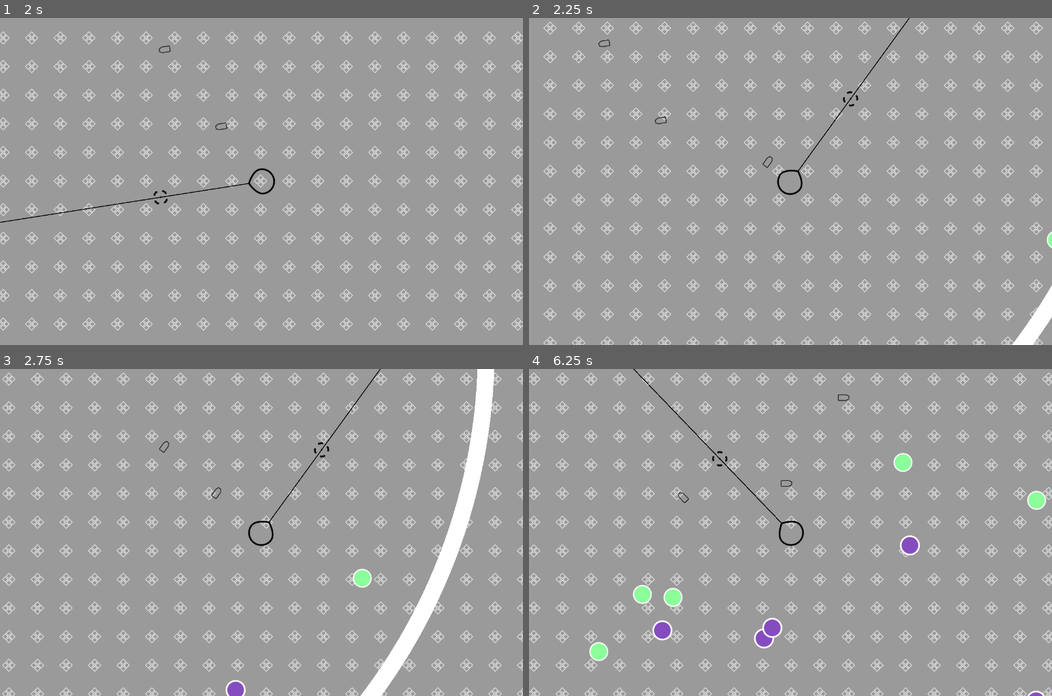
Above: before the commit, frames 1-4 (two rows, left to right).
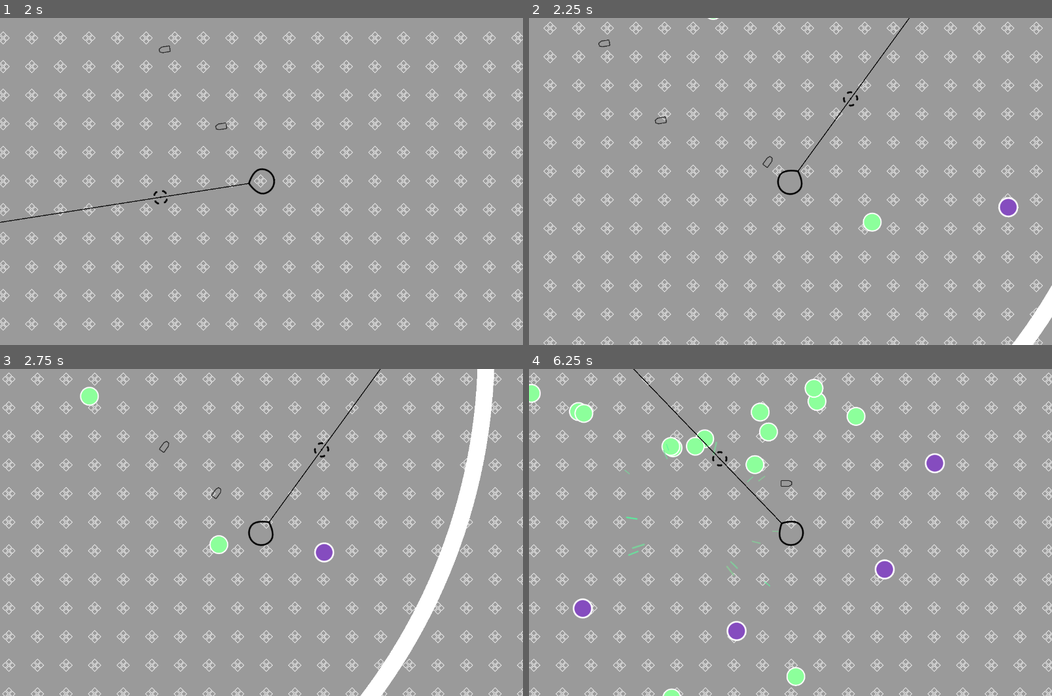
Above: after the commit, the same moments.

Repository: uvmain/zapfour
Game: Godot game, scene res://main/main.tscn
Same seed, same stepped clock (60 frames per second), same inputs: the game is played once before the commit and once after it.
Inputs (mouse positions are in pixels of both pictures, inside the frame that each line leads up to):
- Up to frame 1 (2 s): tap Enter at 0.5 s; move the mouse to (376, 165) at 0.52 s; hold D (player_right) 0.53-1.28 s; move the mouse to (156, 197) at 1.27 s; hold S (player_down) from 1.28 s (still down)
- Up to frame 2 (2.25 s): move the mouse to (842, 109) at 2.02 s; release S (player_down) at 2.03 s; hold D (player_right) from 2.03 s (still down)
- Up to frame 3 (2.75 s): keep holding D (player_right)
- Up to frame 4 (6.25 s): move the mouse to (764, 597) at 2.77 s; release D (player_right) at 2.78 s; hold W (player_up) 2.78-3.53 s; move the mouse to (947, 581) at 3.52 s; hold A (player_left) 3.53-5.03 s; move the mouse to (633, 483) at 4.27 s; move the mouse to (816, 532) at 5.02 s; hold S (player_down) 5.03-5.78 s; move the mouse to (712, 450) at 5.77 s; hold D (player_right) from 5.78 s (still down)

Frame 1 is identical in both runs. In frame 2, 0.4% of the frame differs, in the area x 34-100%, y 0-71%; in frame 3, 0.9%; in frame 4, 4.5%, in the area x 0-99%, y 3-100%.

Commit message:
add new spawn location

Diff:
--- a/enemies/enemymanager.tscn
+++ b/enemies/enemymanager.tscn
@@ -16,6 +16,7 @@
 [node name="Green" type="Node2D" parent="Spawners"]
 script = ExtResource("2_retea")
 enemy_scene = ExtResource("2_ockr4")
+spawn_type = 1
 
 [node name="Purple" type="Node2D" parent="Spawners"]
 script = ExtResource("2_retea")
--- a/enemies/spawner.gd
+++ b/enemies/spawner.gd
@@ -1,15 +1,13 @@
 extends Node2D
 
 enum SpawnType {
-	Points,
-	Random,
-	Circle,
-	Offscreen
+	Perimeter,
+	Random
 }
 
 @export var enemy_scene: PackedScene
 @export var spawn_count: int = 10
-@export var spawn_type: SpawnType = SpawnType.Random
+@export var spawn_type: SpawnType = SpawnType.Perimeter
 
 
 func spawn():
@@ -23,5 +21,6 @@
 func get_spawn_positions():
 	var new_position: Vector2
 	match spawn_type:
+		SpawnType.Perimeter: new_position = Globals.get_random_position_on_perimeter()
 		SpawnType.Random: new_position = Globals.get_random_position_within_perimeter()
 	return new_position
--- a/globals/globals.gd
+++ b/globals/globals.gd
@@ -1,17 +1,26 @@
 extends Node
 
 var perimeter
+var radius
 
 func get_perimeter() -> void:
 	perimeter = get_tree().get_first_node_in_group("Perimeter")
+	radius = perimeter.radius
+
+
+func get_random_position_on_perimeter() -> Vector2:
+	get_perimeter()
+	var angle = randf_range(0.0, 2.0 * PI)
+	var x = radius * cos(angle)
+	var y = radius * sin(angle)
+	return Vector2(x, y)
 
 
 func get_random_position_within_perimeter() -> Vector2:
 	get_perimeter()
-	var radius = perimeter.radius
 	var angle = randf_range(0.0, 2.0 * PI)
-	var x = radius * cos(angle)
-	var y = radius * sin(angle)
+	var x = randf_range(0, radius) * cos(angle)
+	var y = randf_range(0, radius) * sin(angle)
 	return Vector2(x, y)
 
 
